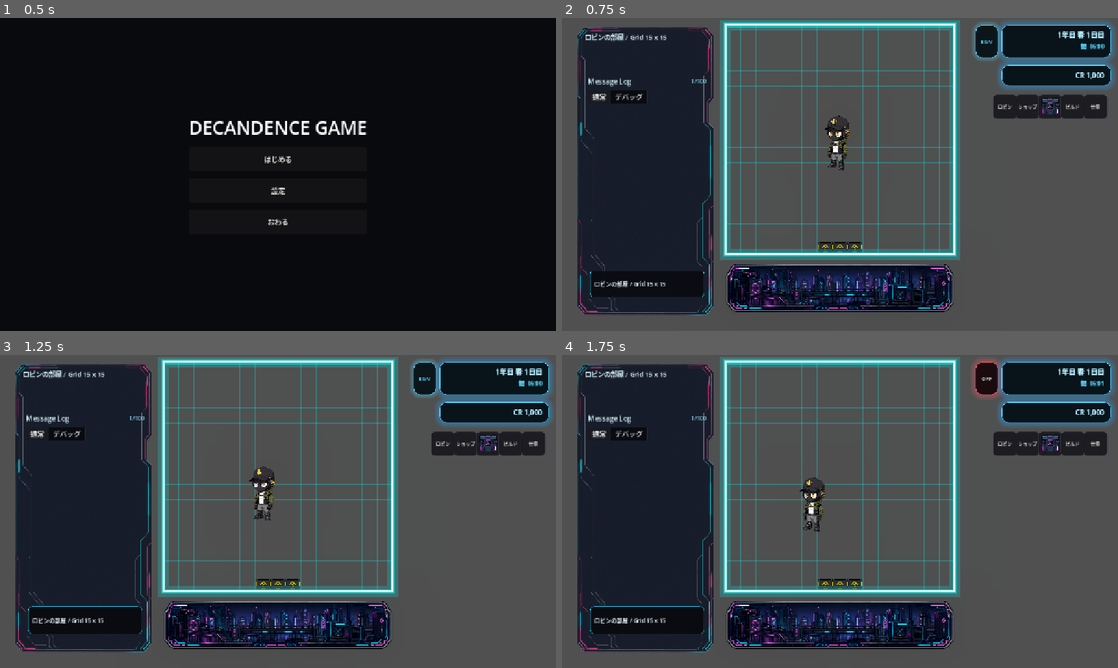
Above: before the commit, frames 1-4 (two rows, left to right).
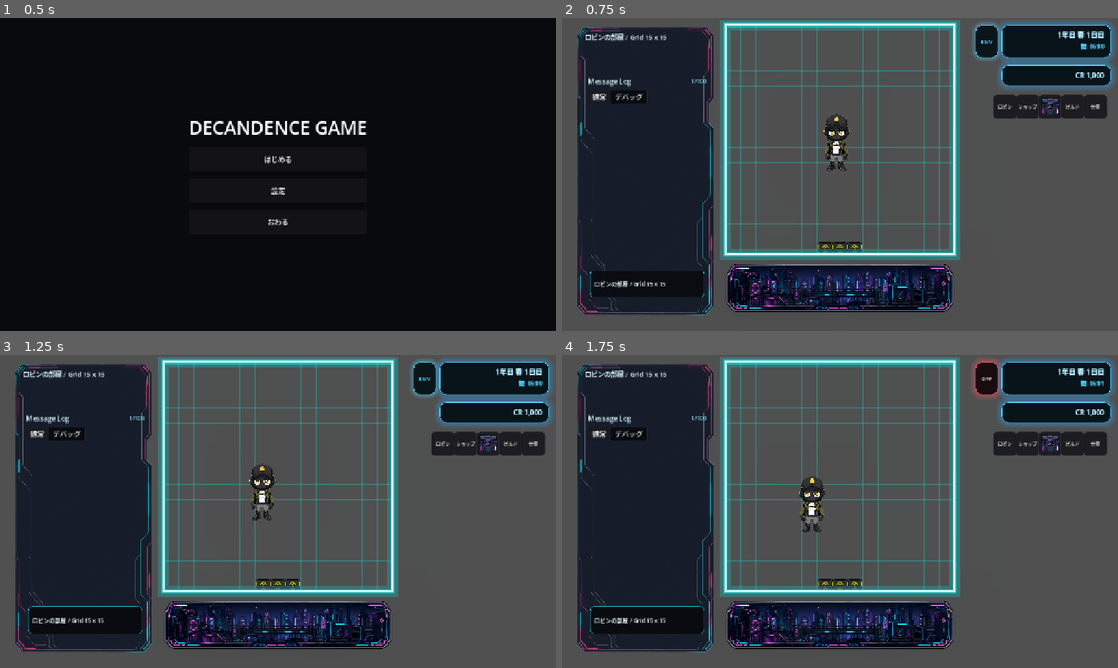
Above: after the commit, the same moments.

Repository: grimoire1089-coder/optimistic
Game: Godot game, scene res://Scenes/Boot/TitleScene.tscn
Same seed, same stepped clock (60 frames per second), same inputs: the game is played once before the commit and once after it. Sound files missing from this copy of the repository are replaced by a short silence.
Inputs:
- Up to frame 1 (0.5 s): no input
- Up to frame 2 (0.75 s): click "はじめる" at 0.5 s
- Up to frame 3 (1.25 s): no input
- Up to frame 4 (1.75 s): click "BGM" at 1.25 s

Frame 1 is identical in both runs. In frame 2, 0.3% of the frame differs, in the area x 47-52%, y 30-49%; in frame 3, 0.4%, in the area x 44-50%, y 34-53%; in frame 4, 0.4%.
Error after the commit: Attempt to call function 'setup' in base 'null instance' on a null instance. (res://Scripts/Characters/Robin/RobinWanderActor.gd:44)

Commit message:
Route entrance travel through Robin interaction

Diff:
--- a/Scripts/Characters/Robin/RobinWanderActor.gd
+++ b/Scripts/Characters/Robin/RobinWanderActor.gd
@@ -2,6 +2,7 @@
 class_name RobinWanderActor
 
 signal selected(actor: RobinWanderActor)
+signal entrance_travel_completed(target_map_id: StringName)
 
 const DEFAULT_CLICK_SFX_PATHS := [
 	"res://Assets/Audio/SFX/UI/click.ogg",
@@ -27,6 +28,7 @@
 @onready var wander_module: RobinRandomWanderModule = $RobinRandomWanderModule
 @onready var sleep_behavior_module: AICharacterSleepBehaviorModule = $AICharacterSleepBehaviorModule
 @onready var hydrate_behavior_module: AICharacterHydrateBehaviorModule = $AICharacterHydrateBehaviorModule
+@onready var entrance_travel_behavior_module: AICharacterEntranceTravelBehaviorModule = $AICharacterEntranceTravelBehaviorModule
 @onready var action_progress_bar_module: AICharacterActionProgressBarModule = $AICharacterActionProgressBarModule
 @onready var action_item_display_module: AICharacterActionItemDisplayModule = $AICharacterActionItemDisplayModule
 @onready var walk_animator: RobinWalkSpriteAnimator = $RobinWalkSpriteAnimator
@@ -39,6 +41,8 @@
 	wander_module.setup(self)
 	sleep_behavior_module.setup(self)
 	hydrate_behavior_module.setup(self)
+	entrance_travel_behavior_module.setup(self)
+	_connect_entrance_travel_signal()
 	action_progress_bar_module.setup(self)
 	action_item_display_module.setup(self)
 	if start_at_movement_area_center:
@@ -56,6 +60,16 @@
 
 func _physics_process(delta: float) -> void:
 	var facing_direction := wander_module.get_facing_direction()
+	if entrance_travel_behavior_module != null:
+		var entrance_travel_velocity := entrance_travel_behavior_module.get_velocity(delta)
+		if entrance_travel_behavior_module.is_active():
+			velocity = entrance_travel_velocity
+			facing_direction = entrance_travel_behavior_module.get_facing_direction()
+			move_and_slide()
+			if wander_module.clamp_body_to_movement_area():
+				velocity = Vector2.ZERO
+			walk_animator.update_animation(velocity, facing_direction, delta)
+			return
 	if sleep_behavior_module != null:
 		var sleep_velocity := sleep_behavior_module.get_velocity(delta)
 		if sleep_behavior_module.is_active():
@@ -84,6 +98,20 @@
 	walk_animator.update_animation(velocity, facing_direction, delta)
 
 
+func request_entrance_travel(entrance: Node2D, target_map_id: StringName) -> bool:
+	if entrance_travel_behavior_module == null:
+		return false
+	if _is_busy_for_entrance_travel():
+		return false
+	return entrance_travel_behavior_module.request_travel_to_entrance(entrance, target_map_id)
+
+
+func cancel_entrance_travel() -> void:
+	if entrance_travel_behavior_module == null:
+		return
+	entrance_travel_behavior_module.cancel_travel()
+
+
 func get_movement_area() -> Rect2:
 	return wander_module.get_movement_area()
 
@@ -115,12 +143,16 @@
 
 
 func get_current_action_display_text() -> String:
+	if entrance_travel_behavior_module != null and entrance_travel_behavior_module.is_active():
+		return "マップ移動中"
 	if is_sleeping():
 		return "睡眠中"
 	return String(get_current_need_action_id())
 
 
 func get_current_need_action_id() -> StringName:
+	if entrance_travel_behavior_module != null and entrance_travel_behavior_module.is_active():
+		return &"map_travel"
 	if is_sleeping():
 		return &"sleeping"
 	if need_planner == null:
@@ -132,6 +164,28 @@
 	if needs_module == null:
 		return &""
 	return needs_module.get_lowest_need_id()
+
+
+func _is_busy_for_entrance_travel() -> bool:
+	if entrance_travel_behavior_module != null and entrance_travel_behavior_module.is_active():
+		return true
+	if sleep_behavior_module != null and sleep_behavior_module.is_active():
+		return true
+	if hydrate_behavior_module != null and hydrate_behavior_module.is_active():
+		return true
+	return false
+
+
+func _connect_entrance_travel_signal() -> void:
+	if entrance_travel_behavior_module == null:
+		return
+	var callable := Callable(self, "_on_entrance_travel_completed")
+	if not entrance_travel_behavior_module.travel_completed.is_connected(callable):
+		entrance_travel_behavior_module.travel_completed.connect(callable)
+
+
+func _on_entrance_travel_completed(target_map_id: StringName) -> void:
+	entrance_travel_completed.emit(target_map_id)
 
 
 func _setup_click_area() -> void:
